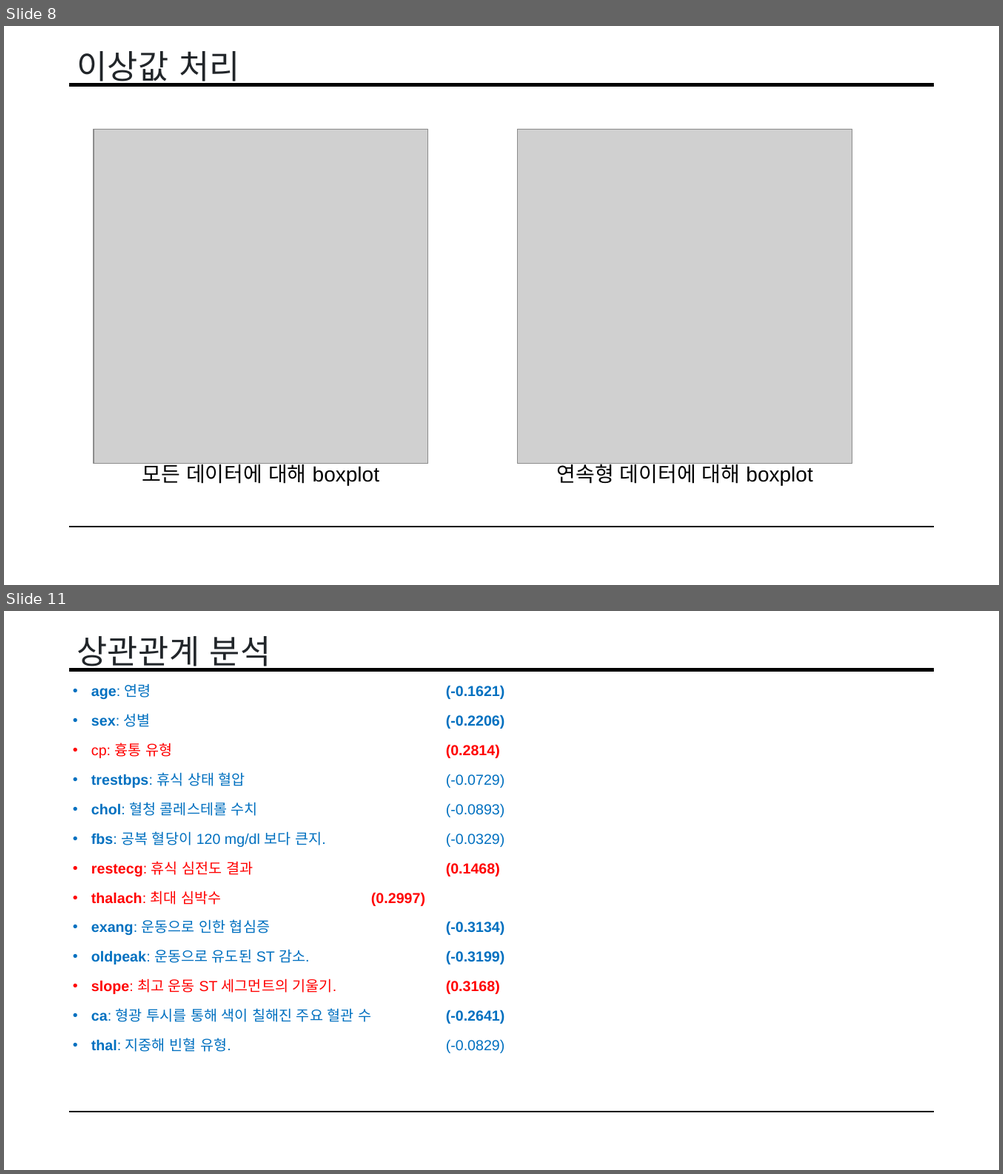
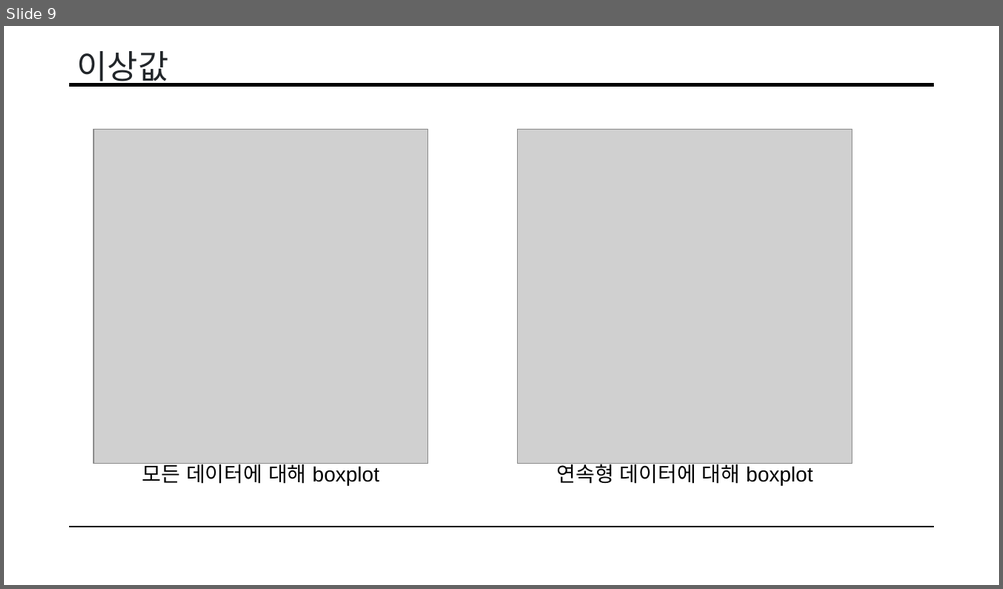
Before and after one commit to pillwood/Heart-Disease-Prediction, a slide deck: 201조 데이터 전처리.pptx. Shown one above the other, each under a label of ours: slides 8 and 11 before the commit, slide 9 after it; the slides between them are not shown. The pictures are 1003x1174 and 1003x589 pixels, drawn with LibreOffice and Linux fonts; fonts in the diff are those of the drawing; grey boxes stand for pictures. Boxes give left, top, right and bottom in pixels: in the first picture for what was removed or moved away, otherwise in the second. Text is boxed around its words. In the diff, an @@ line names an element or a change of style, - is before the commit and + after.

Commit message:
Add files via upload
상관관계준석 내용 삭제

```diff
--- a/201조 데이터 전처리.pptx
+++ b/201조 데이터 전처리.pptx
@@ slide 11 removed at [4, 611, 999, 1170], background #FFFFFF; not listed: 2 template elements that a slide beside it also shows @@
@@ title removed at [77, 636, 271, 672] @@
-상관관계 분석
@@ text removed at [91, 684, 505, 1054] @@
-• age: 연령 (-0.1621)
-• sex: 성별 (-0.2206)
-• cp: 흉통 유형 (0.2814)
-• trestbps: 휴식 상태 혈압 (-0.0729)
-• chol: 혈청 콜레스테롤 수치 (-0.0893)
-• fbs: 공복 혈당이 120 mg/dl 보다 큰지. (-0.0329)
-• restecg: 휴식 심전도 결과 (0.1468)
-• thalach: 최대 심박수 (0.2997)
-• exang: 운동으로 인한 협심증 (-0.3134)
-• oldpeak: 운동으로 유도된 ST 감소. (-0.3199)
-• slope: 최고 운동 ST 세그먼트의 기울기. (0.3168)
-• ca: 형광 투시를 통해 색이 칠해진 주요 혈관 수 (-0.2641)
-• thal: 지중해 빈혈 유형. (-0.0829)
@@ what was slide 8 is now slide 9 @@
@@ slide 9 changed as well @@
@@ title at [77, 51, 169, 87]: text changed @@
-이상값 처리
+이상값
```
Also in this commit, not shown: 9 other slides changed, 5 other slides removed.
